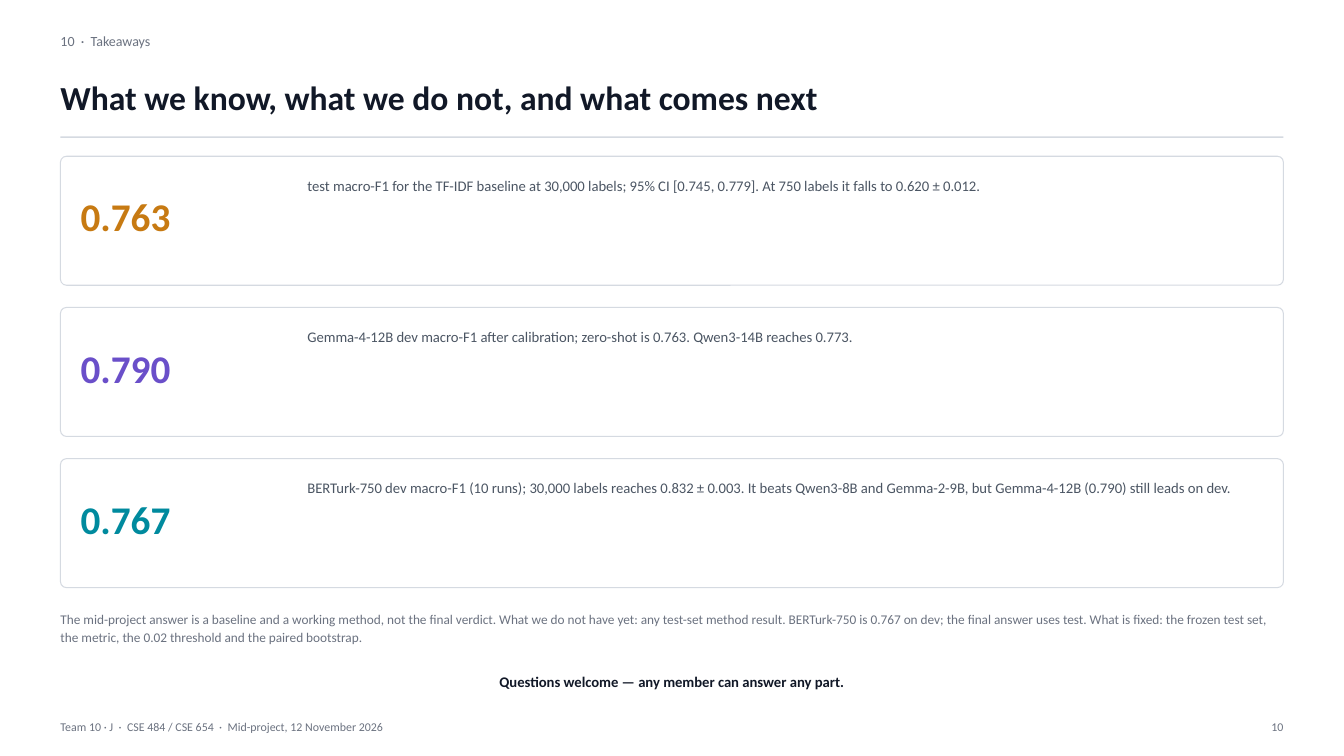
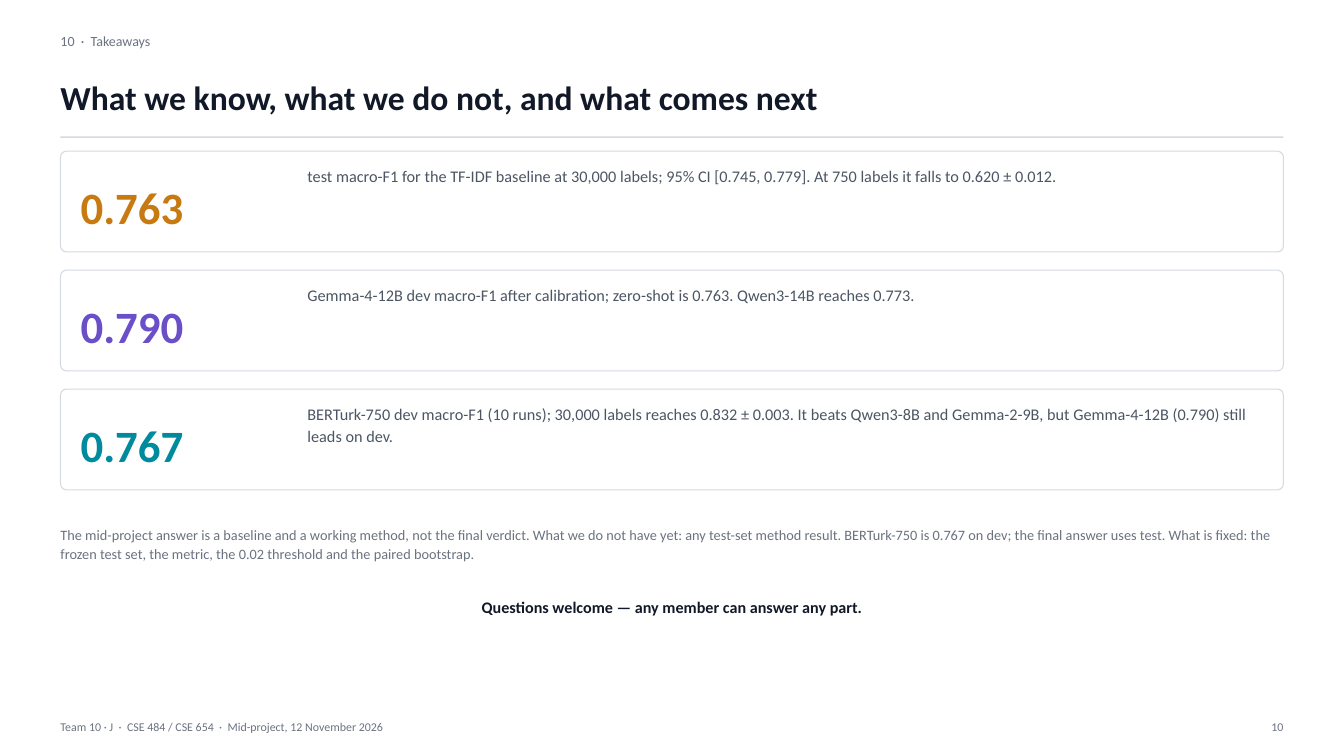
Before and after one commit to VesileHann/offenseval-tr-midproject, a slide deck: slide 10 of paper/Team10_MidProject.pptx. Drawn at 1344x756 pixels with LibreOffice and Linux fonts; fonts in the diff are those of the drawing. Boxes give left, top, right and bottom in pixels: in the first picture for what was removed or moved away, otherwise in the second. Text is boxed around its words. In the diff, an @@ line names an element or a change of style, - is before the commit and + after.

Commit message:
paper: improve slide typography and align with fine-tuning results

```diff
--- a/paper/Team10_MidProject.pptx
+++ b/paper/Team10_MidProject.pptx
@@ rounded rectangle: place and size @@
-rounded rectangle at [60,156,1284,285]
+rounded rectangle at [60,151,1284,252]
@@ text "0.763": place and size @@
-text "0.763" at [81,204,171,232]
+text "0.763" at [81,193,184,225]
@@ text "test macro-F1 for the TF-IDF ...": place and size @@
-text "test macro-F1 for the TF-IDF ..." at [307,180,980,193]
+text "test macro-F1 for the TF-IDF ..." at [307,170,1056,184]
@@ rounded rectangle: place and size @@
-rounded rectangle at [60,308,1284,437]
+rounded rectangle at [60,270,1284,371]
@@ text "0.790": place and size @@
-text "0.790" at [81,357,171,384]
+text "0.790" at [81,313,184,344]
@@ text "Gemma-4-12B dev macro-F1 after calibration; ...": place and size @@
-text "Gemma-4-12B dev macro-F1 after calibration; ..." at [307,332,853,344]
+text "Gemma-4-12B dev macro-F1 after calibration; ..." at [307,289,914,303]
@@ proportions changed in 3 elements at [60,151,1284,252], [60,270,1284,371], [60,389,1284,490] @@
@@ rounded rectangle: place and size @@
-rounded rectangle at [60,459,1284,588]
+rounded rectangle at [60,389,1284,490]
@@ size 28 to 32 pt in 3 elements at [81,193,184,225], [81,313,184,344], [81,431,184,463] @@
@@ text "0.767": place and size @@
-text "0.767" at [81,507,171,535]
+text "0.767" at [81,431,184,463]
@@ size 10.5 to 11.6 pt in 3 elements at [307,170,1056,184], [307,289,914,303], [307,408,1246,442] @@
@@ text "BERTurk-750 dev macro-F1 (10 runs); ...": place and size @@
-text "BERTurk-750 dev macro-F1 (10 runs); ..." at [307,482,1231,495]
+text "BERTurk-750 dev macro-F1 (10 runs); ..." at [307,408,1246,442]
@@ text "The mid-project answer is a ...": place and size @@
-text "The mid-project answer is a ..." at [60,615,1266,644]
+text "The mid-project answer is a ..." at [60,530,1270,562]
@@ text "The mid-project answer is a ..." at [60,530,1270,562]: size 9.5 to 10.2 pt @@
@@ text "Questions welcome — any member ...": place and size @@
-text "Questions welcome — any member ..." at [499,676,844,690]
+text "Questions welcome — any member ..." at [482,601,862,616]
@@ text "Questions welcome — any member ..." at [482,601,862,616]: size 10.5 to 11.5 pt @@
```
Also in this commit, not shown: 13 other slides changed, 1 other file.
